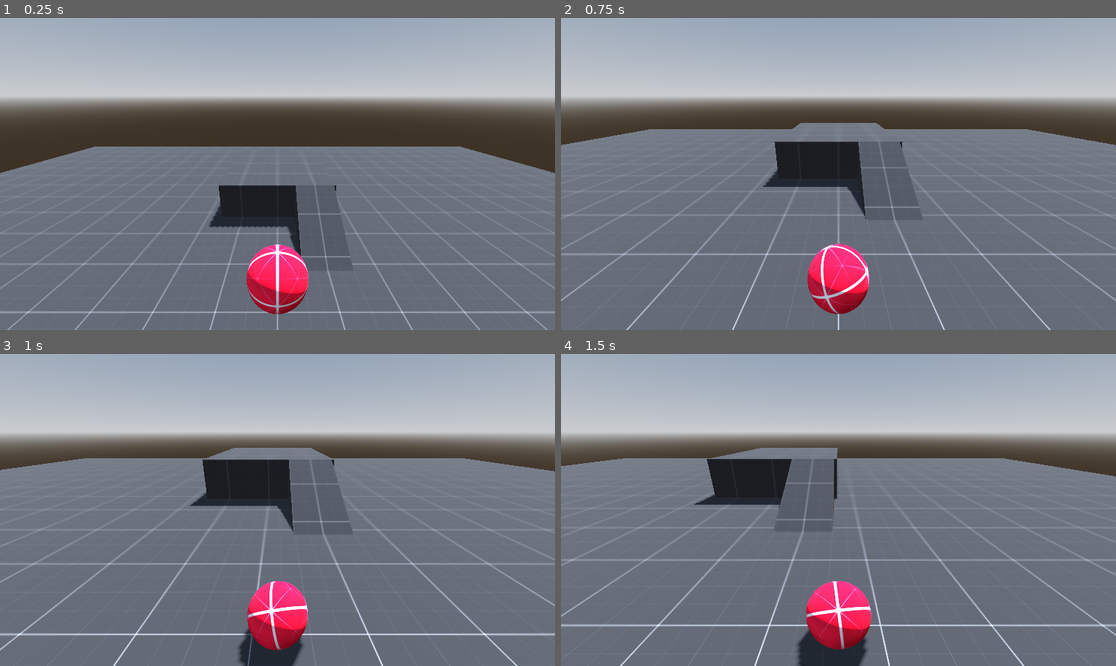
Above: before the commit, frames 1-4 (two rows, left to right).
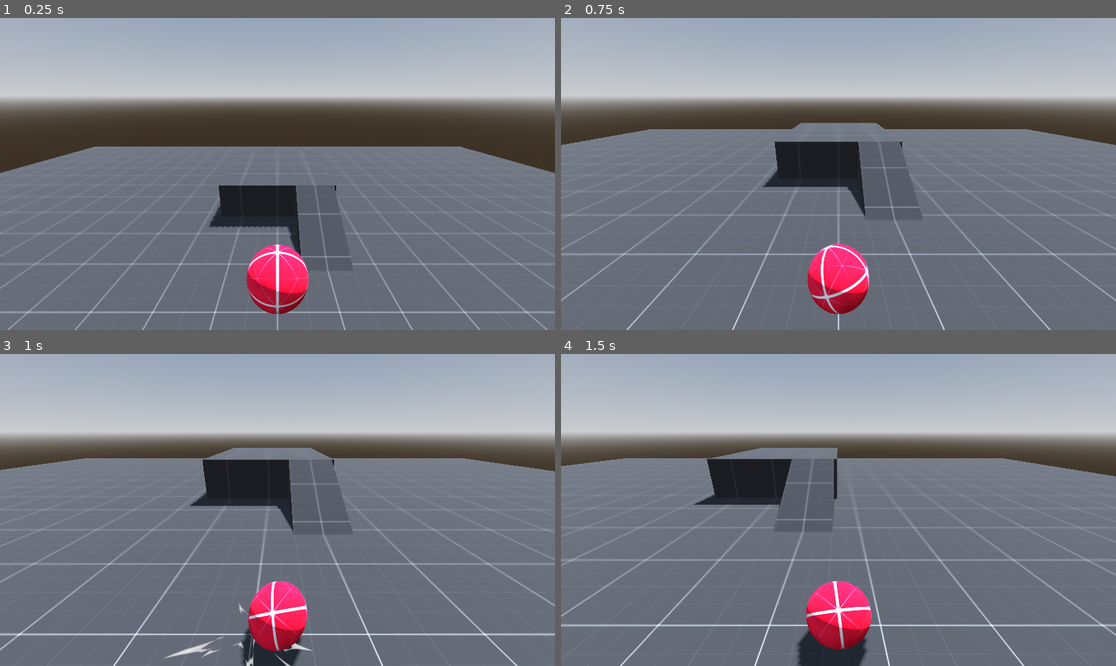
Above: after the commit, the same moments.

Repository: Bartticus/GMTK2025
Game: Godot game, scene res://Thaddeus/movement_test.tscn
Same seed, same stepped clock (60 frames per second), same inputs: the game is played once before the commit and once after it.
Inputs:
- Up to frame 1 (0.25 s): no input
- Up to frame 2 (0.75 s): hold D (right) from 0.53 s (still down)
- Up to frame 3 (1 s): keep holding D (right)
- Up to frame 4 (1.5 s): release D (right) at 1.28 s; hold S (backward) from 1.28 s (still down)

Frames 1-2 are identical in both runs. In frame 3, 0.8% of the frame differs, in the area x 29-57%, y 72-100%; in frame 4, nothing differs.

Commit message:
Better collision detection and FX

Diff:
--- /dev/null
+++ b/Scenes/marble/impact_fx.gd
@@ -0,0 +1,24 @@
+extends Node3D
+
+const life_length = 0.7
+@onready var life_timer : float = 0.0
+@onready var sprite : Sprite3D = $ImpactSprite
+
+
+func _ready() -> void:
+	top_level = true
+
+
+func _process(delta: float) -> void:
+	if visible:
+		life_timer += delta
+		if life_timer > life_length: queue_free()
+		life_timer = min(life_length, life_timer)
+
+		var spiky_impact_lerp : float = life_timer / (life_length * 0.25)
+		if spiky_impact_lerp > 1.0:
+			sprite.visible = false
+		if sprite.visible:
+			spiky_impact_lerp = min(1.0, spiky_impact_lerp)
+			sprite.frame = spiky_impact_lerp * 4
+			print(sprite.frame)
--- a/Scenes/marble/marble.tscn
+++ b/Scenes/marble/marble.tscn
@@ -1,8 +1,10 @@
-[gd_scene load_steps=10 format=3 uid="uid://bo12c78cmhfo2"]
+[gd_scene load_steps=12 format=3 uid="uid://bo12c78cmhfo2"]
 
 [ext_resource type="Texture2D" uid="uid://cltj4mrbtrpao" path="res://Textures/texture_05.png" id="1_q4dig"]
 [ext_resource type="Script" uid="uid://b0af3bnnkqf4e" path="res://Scenes/marble/marble.gd" id="1_qlpfi"]
 [ext_resource type="Script" uid="uid://c4by3r2ovm4hr" path="res://Scenes/marble/visuals.gd" id="3_lpkg8"]
+[ext_resource type="Script" uid="uid://db5fnaevwh8s4" path="res://Scenes/marble/impact_fx.gd" id="4_mowa8"]
+[ext_resource type="Texture2D" uid="uid://bv4xqxdi0apg4" path="res://Thaddeus/FX/Tx_Burst_radial_01_MEDIUM.png" id="5_0ro2e"]
 
 [sub_resource type="PhysicsMaterial" id="PhysicsMaterial_vfrwj"]
 
@@ -28,6 +30,8 @@
 
 [node name="Marble" type="RigidBody3D"]
 physics_material_override = SubResource("PhysicsMaterial_vfrwj")
+contact_monitor = true
+max_contacts_reported = 24
 script = ExtResource("1_qlpfi")
 
 [node name="CollisionShape3D" type="CollisionShape3D" parent="."]
@@ -44,6 +48,16 @@
 mesh = SubResource("SphereMesh_mowa8")
 skeleton = NodePath("../..")
 
+[node name="ImpactFX" type="Node3D" parent="Visuals"]
+script = ExtResource("4_mowa8")
+
+[node name="ImpactSprite" type="Sprite3D" parent="Visuals/ImpactFX"]
+transform = Transform3D(0.56, 0, 0, 0, 0.56, 0, 0, 0, 0.56, 0, 0, -0.0825989)
+modulate = Color(1, 1, 1, 0.811765)
+texture = ExtResource("5_0ro2e")
+hframes = 2
+vframes = 2
+
 [node name="CameraAnchor" type="Node3D" parent="."]
 transform = Transform3D(1, 0, 0, 0, 0.93358, 0.358368, 0, -0.358368, 0.93358, 0, 1.76, 2.497)
 
--- a/Scenes/marble/visuals.gd
+++ b/Scenes/marble/visuals.gd
@@ -1,6 +1,7 @@
 extends Node3D
 
 @export_range(0.0, 3.0, 0.1) var scale_distortion_scale : float = 1.0
+@export_range(0.0, 20.0, 0.3) var impulse_minimum_impact : float = 7.0
 @export var scale_distortion_start_velocity : float = 3.0
 @export var squash_distortion_max_velocity : float = 20.0#we won't squash any more even if we're going faster than this
 
@@ -9,22 +10,30 @@
 
 @export var marble : RigidBody3D
 @onready var marble_mesh : MeshInstance3D = $MarbleMesh
+@onready var impact_fx : Node3D = $ImpactFX
 @onready var smoothed_velocity : Vector3 = Vector3.ZERO
 
 
 @export var squash_length : float = 0.3
 @onready var squash_timer : float = 0.0
 @onready var squash_intensity : float = 0.0
-@onready var velocity_last_frame : Vector3 = Vector3.ZERO
 
 func _ready() -> void:
 	top_level = true
+	impact_fx.top_level = true
+	impact_fx.visible = false
 
 
+func impact(intensity : float = 0.0, contact_position : Vector3 = Vector3.ZERO, normal : Vector3 = Vector3.ZERO)->void:#intensity is 0-1
+	squash_timer = squash_length
+	squash_intensity = lerpf(0.0, 0.5, intensity)
 
-func impact(intensity : float = 0.0)->void:#intensity is 0-1
-	squash_timer = squash_length
-	squash_intensity = lerpf(0.0, 5.0, intensity)
+	var fx : Node3D = impact_fx.duplicate()
+	add_child(fx)
+	fx.visible = true
+	fx.global_position = contact_position
+	fx.look_at(contact_position+normal)
+	fx.sprite.rotate_z(randf())
 
 func visuals_handler(delta: float) -> void:
 	set_identity()
@@ -39,18 +48,24 @@
 	var speed_factor : float = current_speed / 14.0
 	speed_factor = min(speed_factor, 1.0)
 
-	var speed_change : float = velocity_last_frame.length() - marble.linear_velocity.length()
-	var impact_scale : float = marble.linear_velocity.angle_to(velocity_last_frame) - 1.0
-	if impact_scale > 0.0:
-		impact_scale /= squash_distortion_max_velocity
+
+	var state = PhysicsServer3D.body_get_direct_state(marble.get_rid())
+	var contact_count : int = state.get_contact_count()
+	var biggest_impulse : float = 0.0
+	var contact_position : Vector3 = Vector3.ZERO
+	var contact_normal : Vector3 = Vector3.ZERO
+	for i in contact_count:
+		if biggest_impulse < state.get_contact_impulse(i).length():
+			contact_position = state.get_contact_local_position(i)
+			contact_normal = state.get_contact_local_normal(i)
+		biggest_impulse = max(biggest_impulse, state.get_contact_impulse(i).length())
+
+
+	biggest_impulse -= impulse_minimum_impact
+	if biggest_impulse > 0.0:
+		var impact_scale = biggest_impulse / squash_distortion_max_velocity
 		impact_scale = min(impact_scale, 1.0)
-		impact(impact_scale)
-	else:
-		impact_scale = speed_change - 5.0
-		if impact_scale > 0.0:
-			impact_scale /= squash_distortion_max_velocity
-			impact_scale = min(impact_scale, 1.0)
-			impact(impact_scale)
+		impact(impact_scale, contact_position, contact_normal)
 
 
 	var new_scale : Vector3 = Vector3.ONE
@@ -65,5 +80,3 @@
 		new_scale.x += squash_x_curve.sample_baked(squash_lerp) * squash_intensity
 
 	scale_object_local(new_scale)
-
-	velocity_last_frame = marble.linear_velocity
Not shown, added: Scenes/marble/impact_fx.gd.uid
Binary file added: Thaddeus/FX/Tx_Burst_radial_01_MEDIUM.png
Not shown, added: Thaddeus/FX/Tx_Burst_radial_01_MEDIUM.png.import
